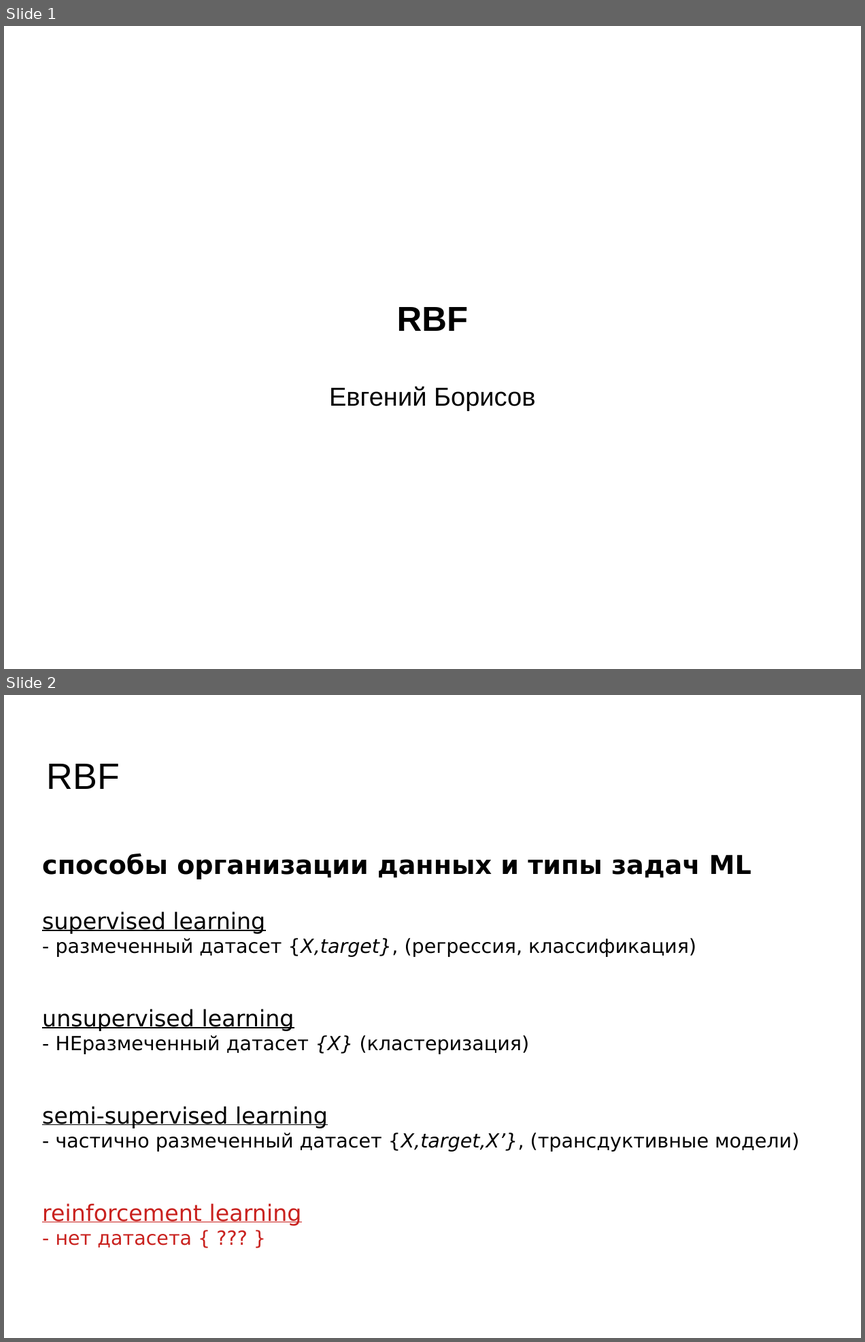
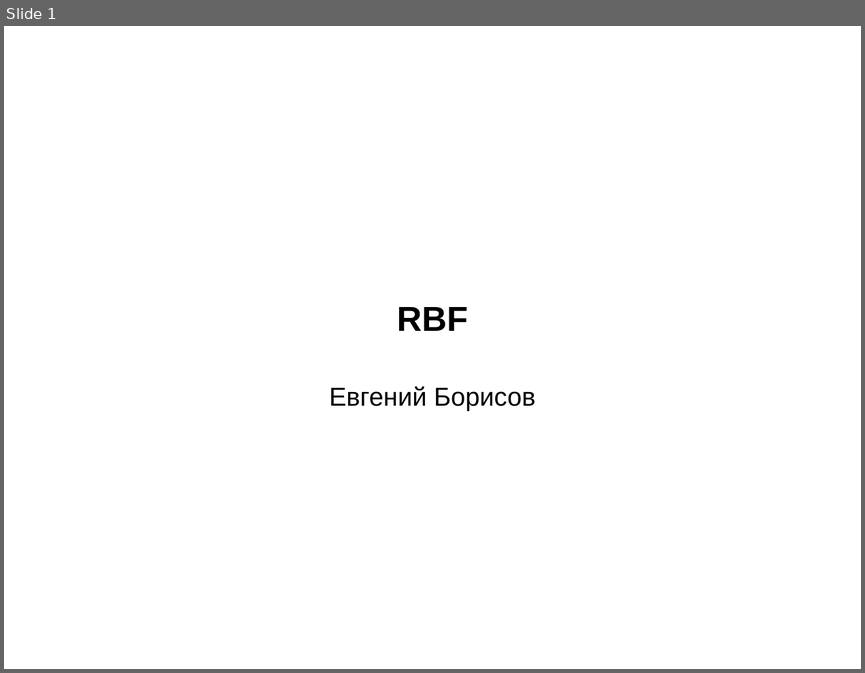
Before and after one commit to mechanoid5/ml_lectorium_2026_I, a slide deck: 35-rbf.odp. Shown one above the other, each under a label of ours: slides 1 and 2 before the commit, slide 1 after it. The pictures are 865x1342 and 865x673 pixels, drawn with LibreOffice and Linux fonts; fonts in the diff are those of the drawing; background and template pictures are left out. Boxes give left, top, right and bottom in pixels: in the first picture for what was removed or moved away, otherwise in the second. Text is boxed around its words. In the diff, an @@ line names an element or a change of style, - is before the commit and + after.

```diff
--- a/35-rbf.odp
+++ b/35-rbf.odp
@@ slide 2 removed at (4,695,861,1338), background picture (left out) @@
@@ title removed at (47,764,120,789) @@
-RBF
@@ text removed at (42,853,799,1247) @@
-способы организации данных и типы задач ML
-supervised learning
-- размеченный датасет {X,target}, (регрессия, классификация)
-unsupervised learning
-- НЕразмеченный датасет {X} (кластеризация)
-semi-supervised learning
-- частично размеченный датасет {X,target,X’}, (трансдуктивные модели)
-reinforcement learning
-- нет датасета { ??? }
```
Also in this commit, not shown: 1 slide changed, 1 slide added, 1 other file.
